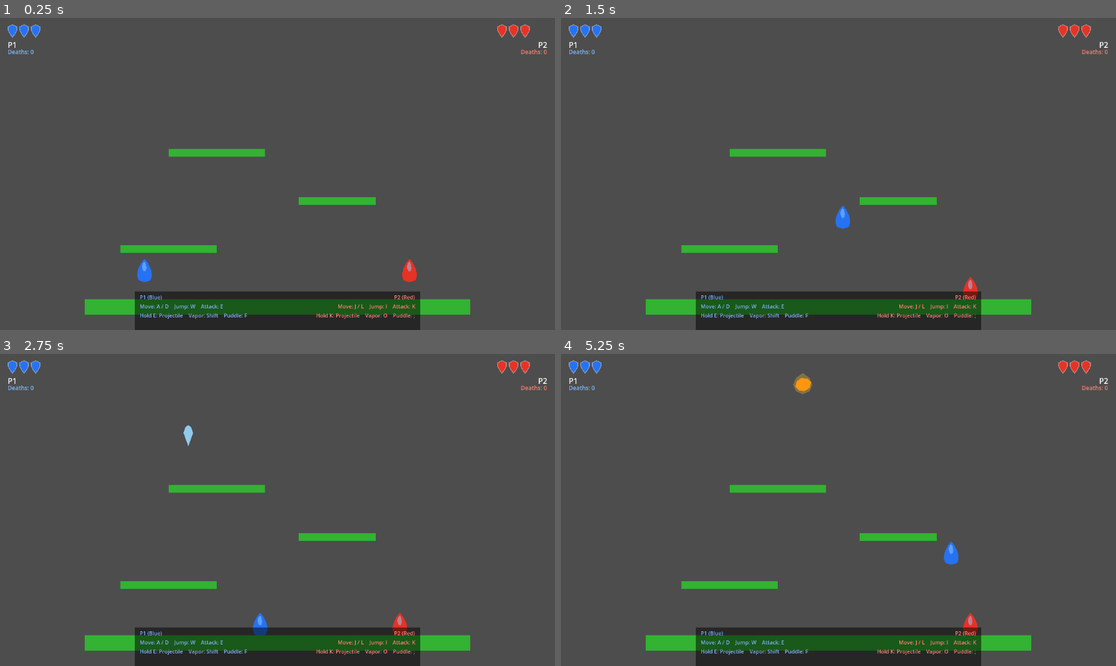
Above: before the commit, frames 1-4 (two rows, left to right).
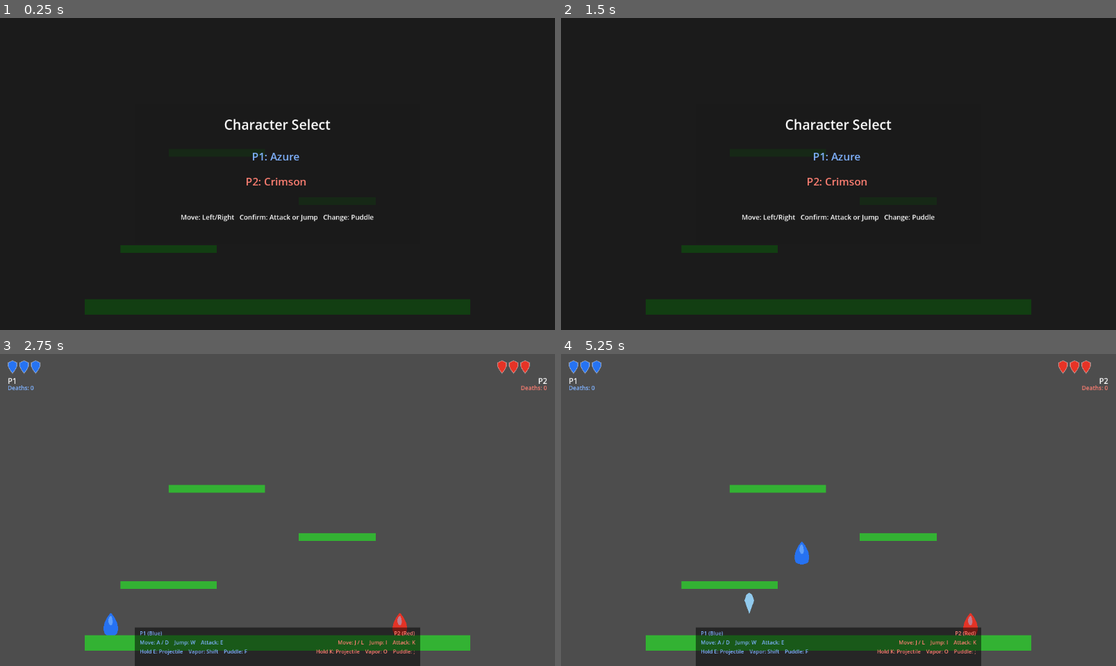
Above: after the commit, the same moments.

Repository: yhovart/smash-hero-rockit
Game: Godot game, scene res://main.tscn
The game is run twice, just before and just after one commit, with the same random seed, the same clock (stepped at 60 frames per second) and the same inputs.
Inputs (mouse positions are in pixels of both pictures, inside the frame that each line leads up to):
- Up to frame 1 (0.25 s): no input
- Up to frame 2 (1.5 s): tap Enter at 0.5 s; move the mouse to (960, 158) at 0.52 s; hold D (p1_right) from 0.53 s (still down); tap E (p1_attack) at 0.6 s; click (960, 158) at 0.67 s; tap W (p1_jump) at 0.77, 1.07 s; tap F (p1_puddle) at 0.8, 1.35 s; move the mouse to (727, 189) at 1.27 s
- Up to frame 3 (2.75 s): tap W (p1_jump) at 1.52, 1.82 s; tap K (p2_attack) at 1.55, 2.1 s; move the mouse to (333, 441) at 2.02 s; release D (p1_right) at 2.03 s; hold A (p1_left) from 2.03 s (still down); tap J (p2_left) at 2.3 s
- Up to frame 4 (5.25 s): move the mouse to (810, 572) at 2.77 s; release A (p1_left) at 2.78 s; hold D (p1_right) 2.78-4.28 s; tap J (p2_left) at 2.85 s; click (810, 572) at 2.92 s; tap W (p1_jump) at 3.02, 3.32, 3.77, 4.07, 4.52, 4.55, 4.82, 5.1 s; tap , (p2_puddle) at 3.05, 3.6 s; move the mouse to (1005, 556) at 3.52 s; tap L (p2_right) at 3.8, 4.35 s; move the mouse to (672, 463) at 4.27 s; hold A (p1_left) 4.28-5.03 s; move the mouse to (866, 510) at 5.02 s; hold D (p1_right) from 5.03 s (still down); click (866, 510) at 5.17 s

The runs differ from the first frame. In frame 1, 96% of the frame differs, in the area x 0-100%, y 0-100%; in frame 2, 96%; in frame 3, 0.4%; in frame 4, 0.5%.

Commit message:
char selector

Diff:
--- a/main.gd
+++ b/main.gd
@@ -2,14 +2,124 @@
 
 const P1_ACTIONS: Array[String] = ["p1_left", "p1_right", "p1_jump", "p1_attack", "p1_vapor", "p1_puddle"]
 const P2_ACTIONS: Array[String] = ["p2_left", "p2_right", "p2_jump", "p2_attack", "p2_vapor", "p2_puddle"]
+const CHARACTER_NAMES: Array[String] = ["Azure", "Crimson", "Emerald", "Gold"]
+const CHARACTER_COLORS: Array[Color] = [
+	Color(0.15, 0.45, 0.95, 1.0),
+	Color(0.9, 0.2, 0.15, 1.0),
+	Color(0.2, 0.8, 0.35, 1.0),
+	Color(0.95, 0.75, 0.2, 1.0),
+]
 
 @export var log_remote_input := true
 
+var is_character_select_active := true
+var p1_character_index := 0
+var p2_character_index := 1
+var p1_locked := false
+var p2_locked := false
+
+@onready var player_1: Node = $Player1
+@onready var player_2: Node = $Player2
+@onready var hud: CanvasLayer = $HUD
+@onready var hazard_spawner: Node = $HazardSpawner
+@onready var character_select: CanvasLayer = $CharacterSelect
+@onready var character_title: Label = $CharacterSelect/MenuPanel/Title
+@onready var p1_choice: Label = $CharacterSelect/MenuPanel/P1Choice
+@onready var p2_choice: Label = $CharacterSelect/MenuPanel/P2Choice
+@onready var menu_hint: Label = $CharacterSelect/MenuPanel/Hint
+
 
 func _ready() -> void:
+	_initialize_character_select()
 	_ensure_remote_fallback_bindings()
 	Input.joy_connection_changed.connect(_on_joy_connection_changed)
 	_refresh_joypad_mapping()
+
+
+func _process(_delta: float) -> void:
+	if not is_character_select_active:
+		return
+	_handle_character_select_input()
+
+
+func _initialize_character_select() -> void:
+	is_character_select_active = true
+	p1_locked = false
+	p2_locked = false
+	hud.visible = false
+	_set_gameplay_enabled(false)
+	character_select.visible = true
+	_update_character_select_ui()
+
+
+func _set_gameplay_enabled(enabled: bool) -> void:
+	player_1.visible = enabled
+	player_2.visible = enabled
+	if player_1.has_method("set_physics_process"):
+		player_1.set_physics_process(enabled)
+	if player_2.has_method("set_physics_process"):
+		player_2.set_physics_process(enabled)
+	hazard_spawner.set_process(enabled)
+
+
+func _handle_character_select_input() -> void:
+	var changed := false
+
+	if not p1_locked:
+		if Input.is_action_just_pressed("p1_left"):
+			p1_character_index = wrapi(p1_character_index - 1, 0, CHARACTER_NAMES.size())
+			changed = true
+		elif Input.is_action_just_pressed("p1_right"):
+			p1_character_index = wrapi(p1_character_index + 1, 0, CHARACTER_NAMES.size())
+			changed = true
+		if Input.is_action_just_pressed("p1_attack") or Input.is_action_just_pressed("p1_jump"):
+			p1_locked = true
+			changed = true
+	elif Input.is_action_just_pressed("p1_puddle"):
+		p1_locked = false
+		changed = true
+
+	if not p2_locked:
+		if Input.is_action_just_pressed("p2_left"):
+			p2_character_index = wrapi(p2_character_index - 1, 0, CHARACTER_NAMES.size())
+			changed = true
+		elif Input.is_action_just_pressed("p2_right"):
+			p2_character_index = wrapi(p2_character_index + 1, 0, CHARACTER_NAMES.size())
+			changed = true
+		if Input.is_action_just_pressed("p2_attack") or Input.is_action_just_pressed("p2_jump"):
+			p2_locked = true
+			changed = true
+	elif Input.is_action_just_pressed("p2_puddle"):
+		p2_locked = false
+		changed = true
+
+	if changed:
+		_update_character_select_ui()
+
+	if p1_locked and p2_locked:
+		_start_match_with_selection()
+
+
+func _start_match_with_selection() -> void:
+	_apply_character_to_player(player_1, p1_character_index)
+	_apply_character_to_player(player_2, p2_character_index)
+	character_select.visible = false
+	hud.visible = true
+	is_character_select_active = false
+	_set_gameplay_enabled(true)
+
+
+func _apply_character_to_player(player_node: Node, character_index: int) -> void:
+	var color := CHARACTER_COLORS[character_index]
+	if player_node.has_method("apply_character_color"):
+		player_node.apply_character_color(color)
+
+
+func _update_character_select_ui() -> void:
+	character_title.text = "Character Select"
+	p1_choice.text = "P1: %s %s" % [CHARACTER_NAMES[p1_character_index], "✓" if p1_locked else ""]
+	p2_choice.text = "P2: %s %s" % [CHARACTER_NAMES[p2_character_index], "✓" if p2_locked else ""]
+	menu_hint.text = "Move: Left/Right   Confirm: Attack or Jump   Change: Puddle"
 
 
 func _on_joy_connection_changed(_device: int, _connected: bool) -> void:
--- a/main.tscn
+++ b/main.tscn
@@ -38,6 +38,57 @@
 
 [node name="HUD" type="CanvasLayer" parent="."]
 script = ExtResource("2_hud")
+
+[node name="CharacterSelect" type="CanvasLayer" parent="."]
+
+[node name="Fade" type="ColorRect" parent="CharacterSelect"]
+offset_right = 1152.0
+offset_bottom = 648.0
+color = Color(0, 0, 0, 0.65)
+
+[node name="MenuPanel" type="Panel" parent="CharacterSelect"]
+offset_left = 280.0
+offset_top = 180.0
+offset_right = 872.0
+offset_bottom = 468.0
+
+[node name="Title" type="Label" parent="CharacterSelect/MenuPanel"]
+offset_left = 24.0
+offset_top = 22.0
+offset_right = 568.0
+offset_bottom = 58.0
+text = "Character Select"
+horizontal_alignment = 1
+theme_override_font_sizes/font_size = 28
+
+[node name="P1Choice" type="Label" parent="CharacterSelect/MenuPanel"]
+offset_left = 24.0
+offset_top = 92.0
+offset_right = 568.0
+offset_bottom = 130.0
+text = "P1: Azure"
+theme_override_font_sizes/font_size = 22
+theme_override_colors/font_color = Color(0.5, 0.7, 1.0, 1.0)
+horizontal_alignment = 1
+
+[node name="P2Choice" type="Label" parent="CharacterSelect/MenuPanel"]
+offset_left = 24.0
+offset_top = 144.0
+offset_right = 568.0
+offset_bottom = 182.0
+text = "P2: Crimson"
+theme_override_font_sizes/font_size = 22
+theme_override_colors/font_color = Color(1.0, 0.5, 0.45, 1.0)
+horizontal_alignment = 1
+
+[node name="Hint" type="Label" parent="CharacterSelect/MenuPanel"]
+offset_left = 24.0
+offset_top = 224.0
+offset_right = 568.0
+offset_bottom = 266.0
+text = "Move: Left/Right   Confirm: Attack or Jump   Change: Puddle"
+theme_override_font_sizes/font_size = 14
+horizontal_alignment = 1
 
 [node name="P1Shields" type="HBoxContainer" parent="HUD"]
 offset_left = 16.0
--- a/player/player.gd
+++ b/player/player.gd
@@ -57,6 +57,12 @@
 func _ready() -> void:
 	body.color = body_color
 	hit_changed.emit.call_deferred(hits_taken)
+
+
+func apply_character_color(new_color: Color) -> void:
+	body_color = new_color
+	if body != null:
+		body.color = body_color
 
 func _physics_process(delta: float) -> void:
 	cooldown_timer = max(cooldown_timer - delta, 0.0)
--- a/project.godot
+++ b/project.godot
@@ -14,6 +14,10 @@
 run/main_scene="res://main.tscn"
 config/features=PackedStringArray("4.6", "Forward Plus")
 config/icon="res://icon.svg"
+
+[dotnet]
+
+project/assembly_name="New Game Project"
 
 [input]
 
